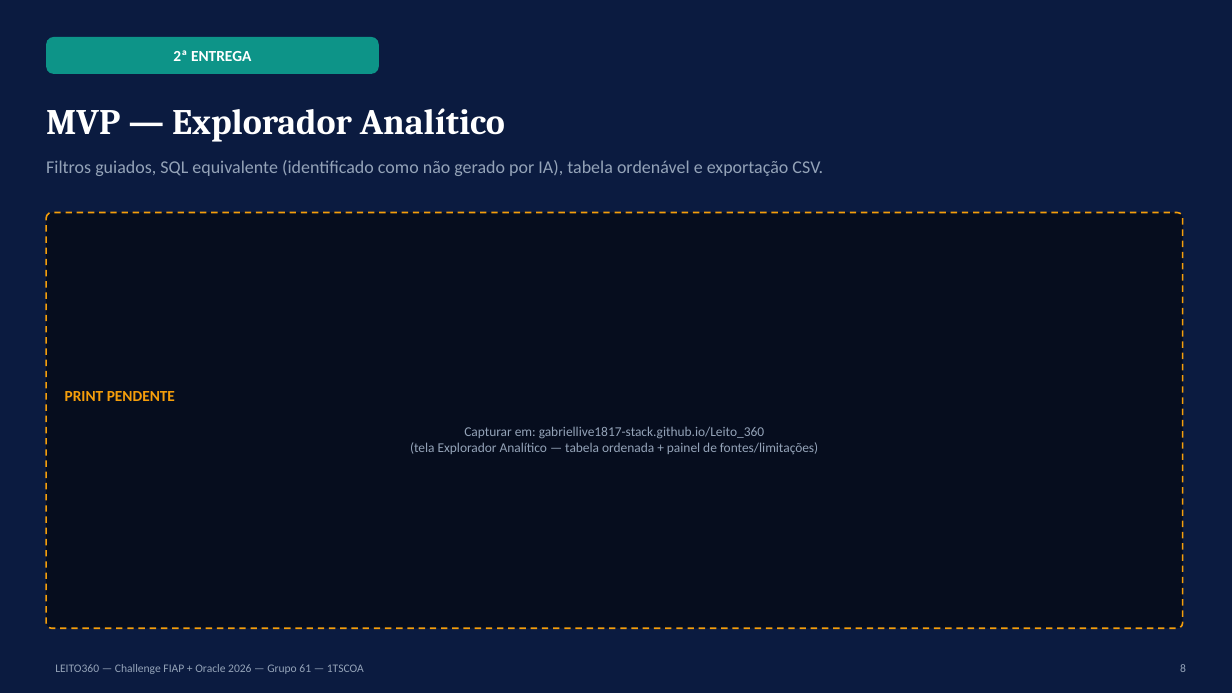
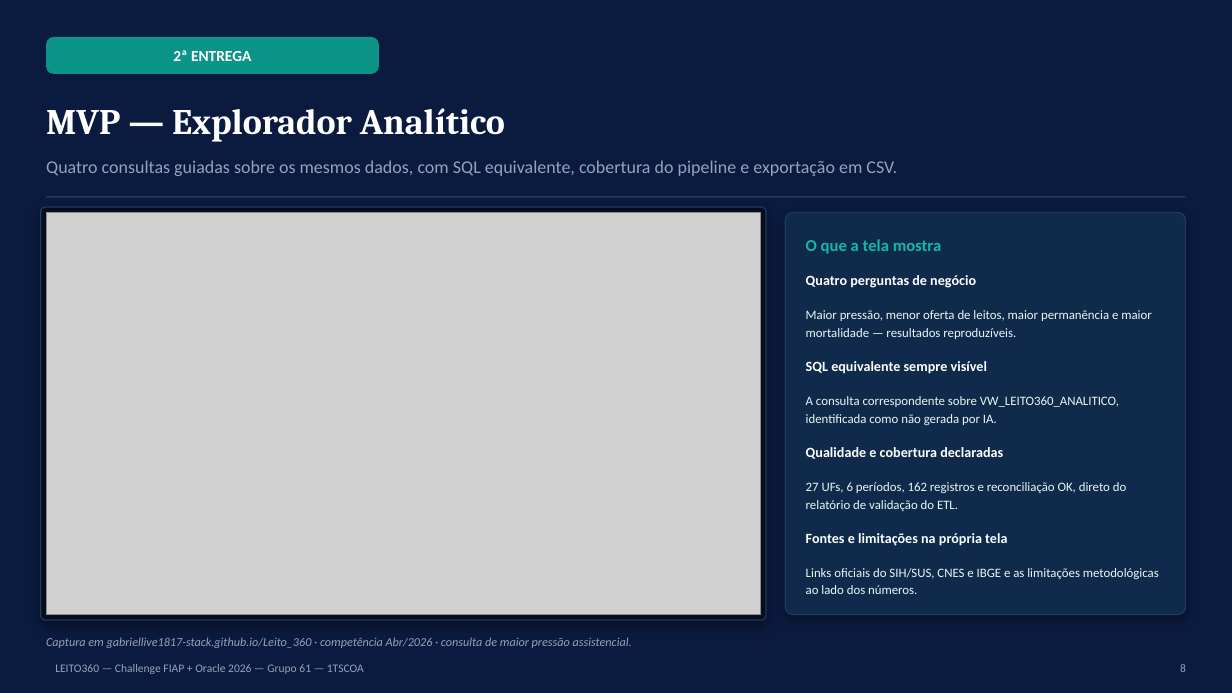
Before and after one commit to gabriellive1817-stack/Leito_360, a slide deck: slide 8 of EC_Sprint_2_1TSCOA_EvidenciasConstrucao_LEITO360_GRUPO61.pptx. Drawn at 1232x693 pixels with LibreOffice and Linux fonts; fonts in the diff are those of the drawing; grey boxes stand for pictures. Boxes give left, top, right and bottom in pixels: in the first picture for what was removed or moved away, otherwise in the second. Text is boxed around its words. In the diff, an @@ line names an element or a change of style, - is before the commit and + after.

```diff
--- a/EC_Sprint_2_1TSCOA_EvidenciasConstrucao_LEITO360_GRUPO61.pptx
+++ b/EC_Sprint_2_1TSCOA_EvidenciasConstrucao_LEITO360_GRUPO61.pptx
@@ text at [46,160,897,176]: text changed @@
-Filtros guiados, SQL equivalente (identificado como não gerado por IA), tabela ordenável e exportação CSV.
+Quatro consultas guiadas sobre os mesmos dados, com SQL equivalente, cobertura do pipeline e exportação em CSV.
@@ rounded rectangle: place and size @@
-rounded rectangle at [46,213,1183,628]
+rounded rectangle at [41,207,766,620]
@@ rounded rectangle at [41,207,766,620]: outline #F59E0B 1.25 pt dashed to #1E3A5F 1 pt; shadow on; proportions changed @@
@@ rectangle added at [46,196,1186,198], fill #1E3A5F @@
@@ picture added at [46,213,761,615] @@
@@ rounded rectangle added at [786,213,1186,615], fill #0F2A4A, outline #1E3A5F 1 pt @@
@@ text added at [806,239,942,254], 13 pt, text #14B8A6, bold @@
+O que a tela mostra
@@ text added at [806,275,976,288], 11 pt, text #FFFFFF, bold @@
+Quatro perguntas de negócio
@@ text added at [806,310,1151,339], 10 pt, text #EAF6F3 @@
+Maior pressão, menor oferta de leitos, maior permanência e maior mortalidade — resultados reproduzíveis.
@@ text added at [806,361,987,374], 11 pt, text #FFFFFF, bold @@
+SQL equivalente sempre visível
@@ text removed at [65,391,818,454] @@
-PRINT PENDENTE
-Capturar em: gabriellive1817-stack.github.io/Leito_360
-(tela Explorador Analítico — tabela ordenada + painel de fontes/limitações)
@@ text added at [806,396,1119,425], 10 pt, text #EAF6F3 @@
+A consulta correspondente sobre VW_LEITO360_ANALITICO, identificada como não gerada por IA.
@@ text added at [806,447,1003,459], 11 pt, text #FFFFFF, bold @@
+Qualidade e cobertura declaradas
@@ text added at [806,482,1126,511], 10 pt, text #EAF6F3 @@
+27 UFs, 6 períodos, 162 registros e reconciliação OK, direto do relatório de validação do ETL.
@@ text added at [806,533,1007,546], 11 pt, text #FFFFFF, bold @@
+Fontes e limitações na própria tela
@@ text added at [806,568,1159,594], 10 pt, text #EAF6F3 @@
+Links oficiais do SIH/SUS, CNES e IBGE e as limitações metodológicas ao lado dos números.
@@ text added at [46,637,632,648], 9.5 pt, text #94A3B8, italic @@
+Captura em gabriellive1817-stack.github.io/Leito_360 · competência Abr/2026 · consulta de maior pressão assistencial.
```
Also in this commit, not shown: 17 other slides changed, 8 other files.
